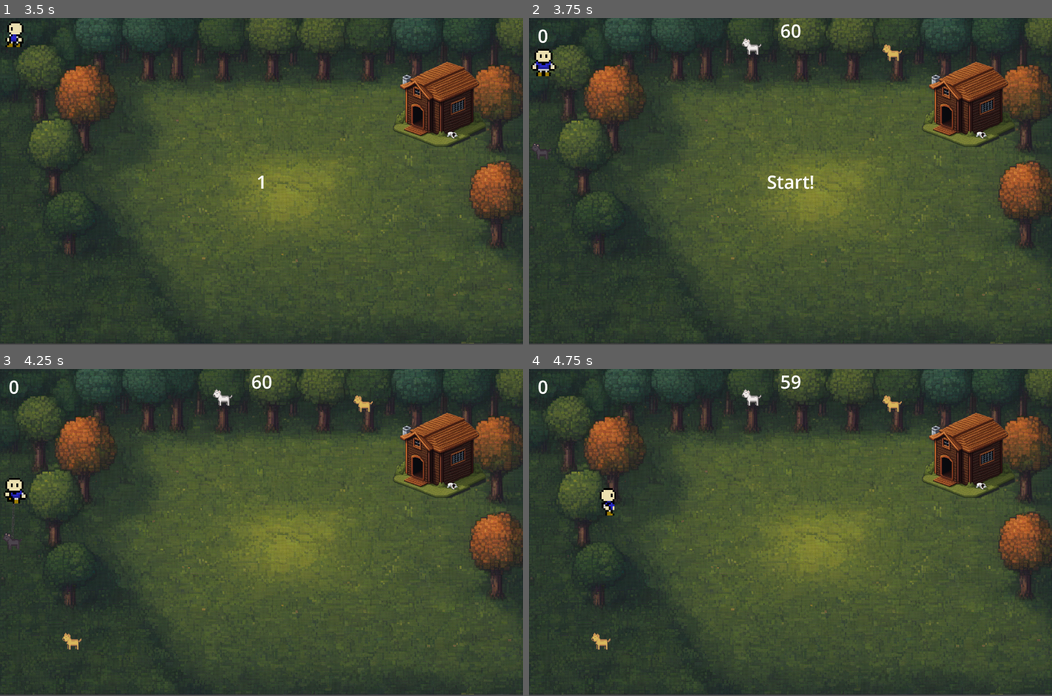
Above: before the commit, frames 1-4 (two rows, left to right).
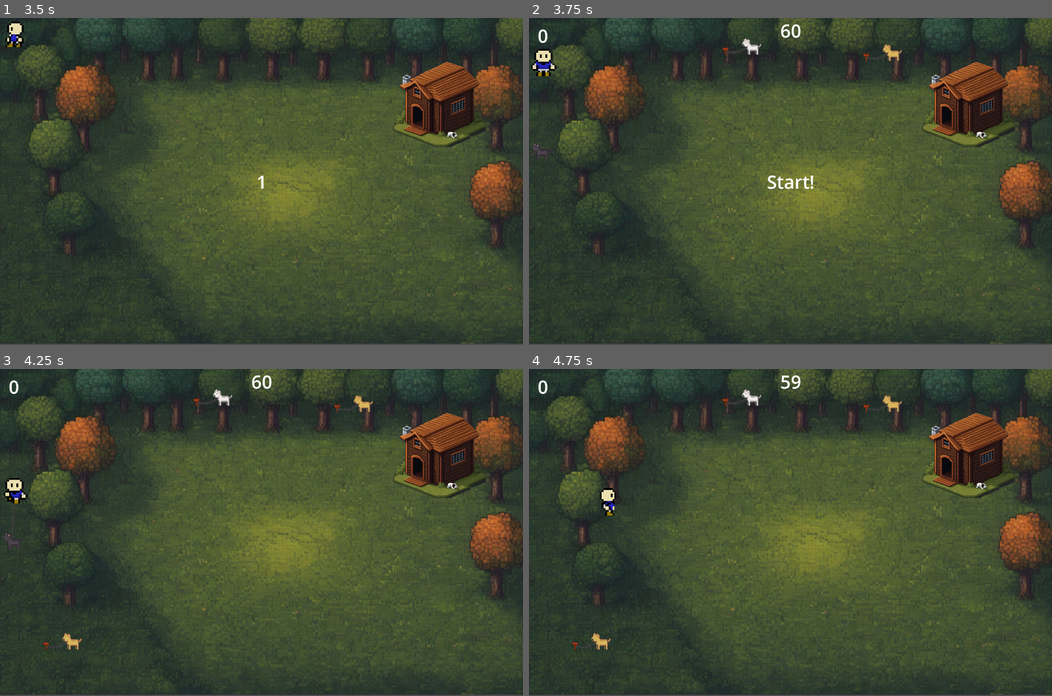
Above: after the commit, the same moments.

Repository: sygi/dog_game
Game: Godot game, scene res://root.tscn
The game is run twice, just before and just after one commit, with the same random seed, the same clock (stepped at 60 frames per second) and the same inputs.
Inputs:
- Up to frame 1 (3.5 s): tap Enter at 0.5 s; hold Up (up) 0.53-2.03 s; tap Space (select) at 0.6, 1.35, 2, 2.1, 2.85 s; hold Left (left) from 2.03 s (still down)
- Up to frame 2 (3.75 s): tap Enter at 3.5 s; release Left (left) at 3.53 s; hold Down (down) from 3.53 s (still down); tap Space (select) at 3.6 s
- Up to frame 3 (4.25 s): keep holding Down (down)
- Up to frame 4 (4.75 s): release Down (down) at 4.28 s; hold Right (right) from 4.28 s (still down); tap Space (select) at 4.35 s

Frame 1 is identical in both runs. In frame 2, less than 0.1% of the frame differs, in the area x 0-69%, y 9-43%; in frame 3, less than 0.1%, in the area x 8-69%, y 9-86%; in frame 4, less than 0.1%.

Commit message:
connect dogs to poles

Diff:
--- a/dog.gd
+++ b/dog.gd
@@ -11,10 +11,13 @@
 ]
 
 func _ready() -> void:
-	$AnimatedSprite2D.play("idle_" + breed)
-	var dog_offset = Vector2(sprite_size().x / 2, sprite_size().y / 2)
-	$Line2D.add_point(dog_offset)
-	$Line2D.add_point(dog_offset)
+	if running:
+		# TODO: running animations
+		$AnimatedSprite2D.play("idle_" + breed)
+	else:
+		$AnimatedSprite2D.play("idle_" + breed)
+		for point in $Path2D.curve.get_baked_points():
+			$Line2D.add_point(point + $Path2D.position)
 
 func sprite_size() -> Vector2:
 	var sprite_frames = $AnimatedSprite2D.sprite_frames
@@ -25,6 +28,12 @@
 
 func start_running():
 	running = true
+	var dog_offset = Vector2(sprite_size().x / 2, sprite_size().y / 2)
+	$Pole.visible = false
+	$Line2D.position = Vector2.ZERO
+	$Line2D.clear_points()
+	$Line2D.add_point(dog_offset)
+	$Line2D.add_point(dog_offset)
 	$Line2D.visible = true
 	remove_from_group("dogs")
 
@@ -45,5 +54,6 @@
 	bark()
 
 func _process(delta: float) -> void:
-	var player_offset = Vector2(40, 40)
-	$Line2D.points[-1] = -position + player_offset
+	if running:
+		var player_offset = Vector2(40, 40)
+		$Line2D.points[-1] = -position + player_offset
--- a/dog.tscn
+++ b/dog.tscn
@@ -1,9 +1,10 @@
-[gd_scene load_steps=10 format=3 uid="uid://8ci3tpm60tvv"]
+[gd_scene load_steps=12 format=3 uid="uid://8ci3tpm60tvv"]
 
 [ext_resource type="Script" path="res://dog.gd" id="1_4dp7p"]
 [ext_resource type="Texture2D" uid="uid://b5jsvjptm7g36" path="res://assets/dog.png" id="2_7kgce"]
-[ext_resource type="AudioStream" uid="uid://38ulv1hi1yhu" path="res://assets/dog_sounds/Dog/Dog Bark 0.wav" id="3_sho5o"]
-[ext_resource type="Texture2D" uid="uid://cq5hd3cfqov0d" path="res://assets/chain.png" id="4_ikx5p"]
+[ext_resource type="AudioStream" uid="uid://bnls8muhn8wko" path="res://assets/dog_sounds/Dog/Dog Bark 0.wav" id="3_sho5o"]
+[ext_resource type="Texture2D" uid="uid://crhivy1batcsn" path="res://assets/chain.png" id="4_ikx5p"]
+[ext_resource type="Texture2D" uid="uid://dn7qadp5twkgo" path="res://assets/pole.png" id="5_lv03n"]
 
 [sub_resource type="AtlasTexture" id="AtlasTexture_dwbpu"]
 atlas = ExtResource("2_7kgce")
@@ -56,11 +57,16 @@
 "speed": 5.0
 }]
 
+[sub_resource type="Curve2D" id="Curve2D_t5xn8"]
+_data = {
+"points": PackedVector2Array(0, 0, 0, 0, -41, 45, -17.3241, -2.12132, 17.3241, 2.12132, -20, 50, 0, 0, 0, 0, 26, 32)
+}
+point_count = 3
+
 [node name="Dog" type="Node2D" groups=["dogs"]]
 script = ExtResource("1_4dp7p")
 
 [node name="Line2D" type="Line2D" parent="."]
-visible = false
 texture_repeat = 2
 width = 7.0
 texture = ExtResource("4_ikx5p")
@@ -85,4 +91,12 @@
 [node name="Timer" type="Timer" parent="."]
 one_shot = true
 
+[node name="Pole" type="Sprite2D" parent="."]
+position = Vector2(-39.5, 38.5)
+scale = Vector2(0.6, 0.588)
+texture = ExtResource("5_lv03n")
+
+[node name="Path2D" type="Path2D" parent="."]
+curve = SubResource("Curve2D_t5xn8")
+
 [connection signal="timeout" from="Timer" to="." method="_on_timer_timeout"]
Binary file added: assets/pole.png
Not shown: 1 places in root.tscn that only renumber resources
Not shown: 1 places in title.tscn that only renumber resources
